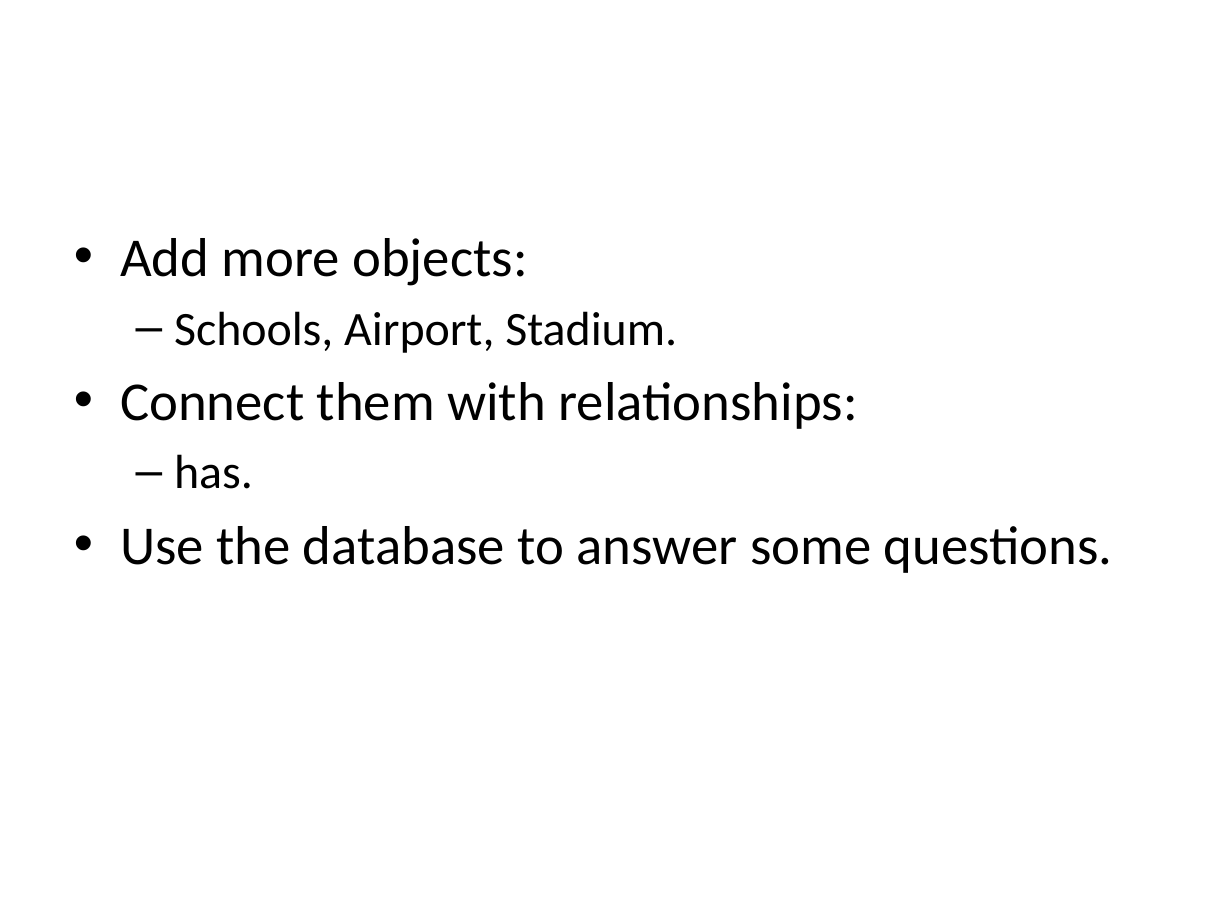
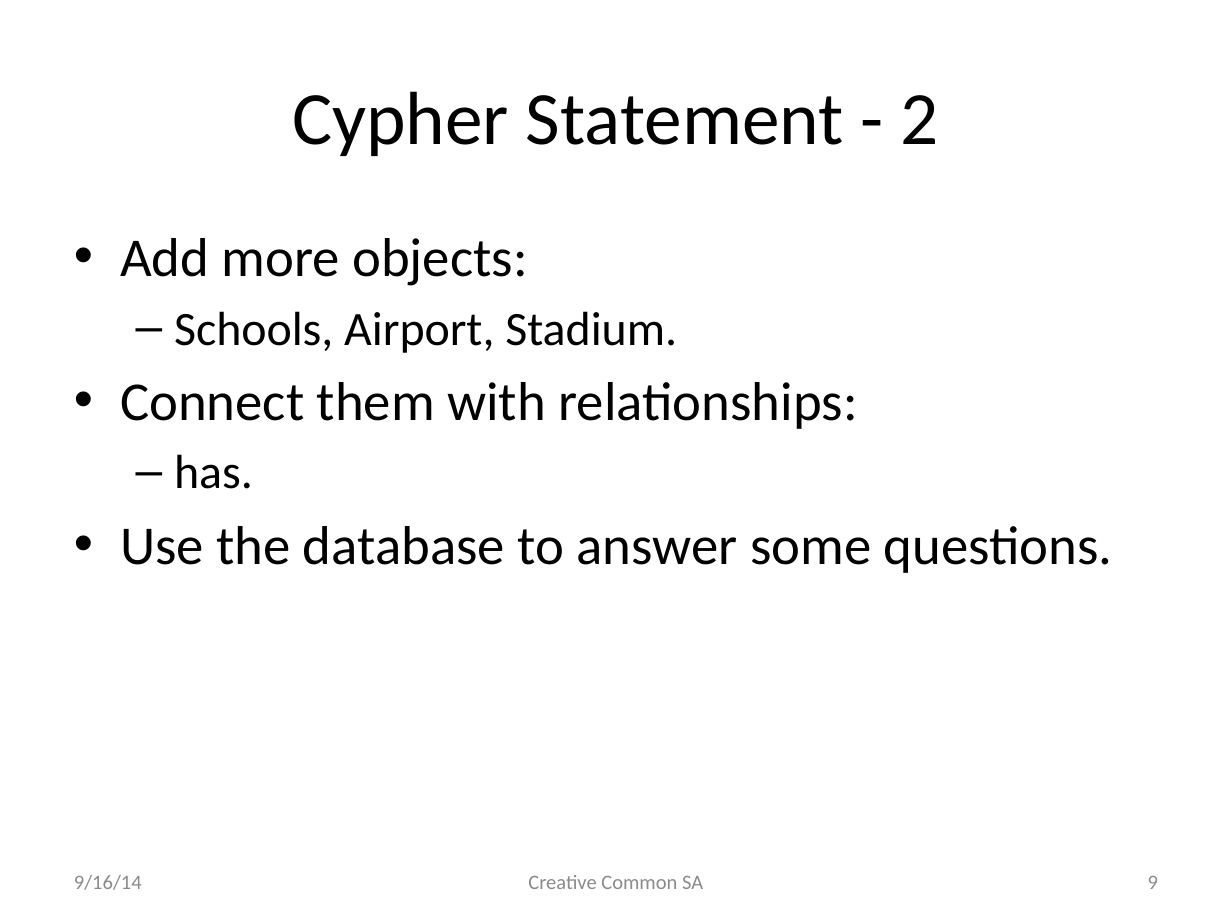
Before and after one commit to rkuo/GraphGist, a slide deck: slide 9 of sfbaymap/Learning Graph Database-Neo4j.pptx (slide 10 before the commit). Drawn at 1232x924 pixels with LibreOffice and Linux fonts; fonts in the diff are those of the drawing. Boxes give left, top, right and bottom in pixels: in the first picture for what was removed or moved away, otherwise in the second. Text is boxed around its words. In the diff, an @@ line names an element or a change of style, - is before the commit and + after.

```diff
--- a/sfbaymap/Learning Graph Database-Neo4j.pptx
+++ b/sfbaymap/Learning Graph Database-Neo4j.pptx
@@ title added at (x1=292, y1=91, x2=939, y2=156), 44 pt, text #000000 @@
+Cypher Statement - 2
@@ text added at (x1=74, y1=875, x2=142, y2=890), 12 pt, text #8C8C8C @@
+9/16/14
@@ text added at (x1=528, y1=875, x2=703, y2=889), 12 pt, text #8C8C8C @@
+Creative Common SA
@@ page number added at (x1=1148, y1=876, x2=1158, y2=889), 12 pt, text #8C8C8C @@
+9
```
Also in this commit, not shown: 11 other slides changed, 11 slides added, 7 slides removed, 3 other files.
